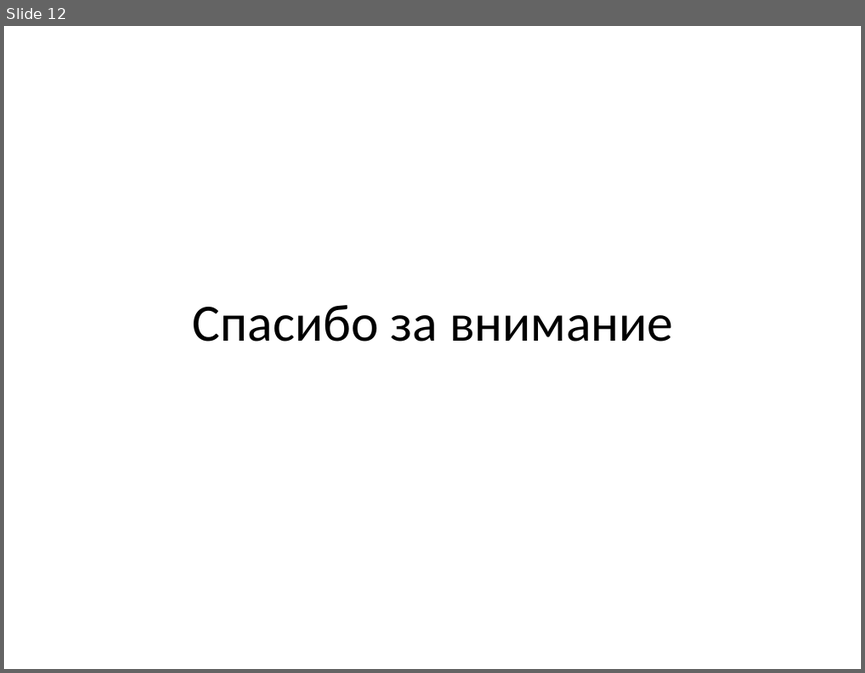
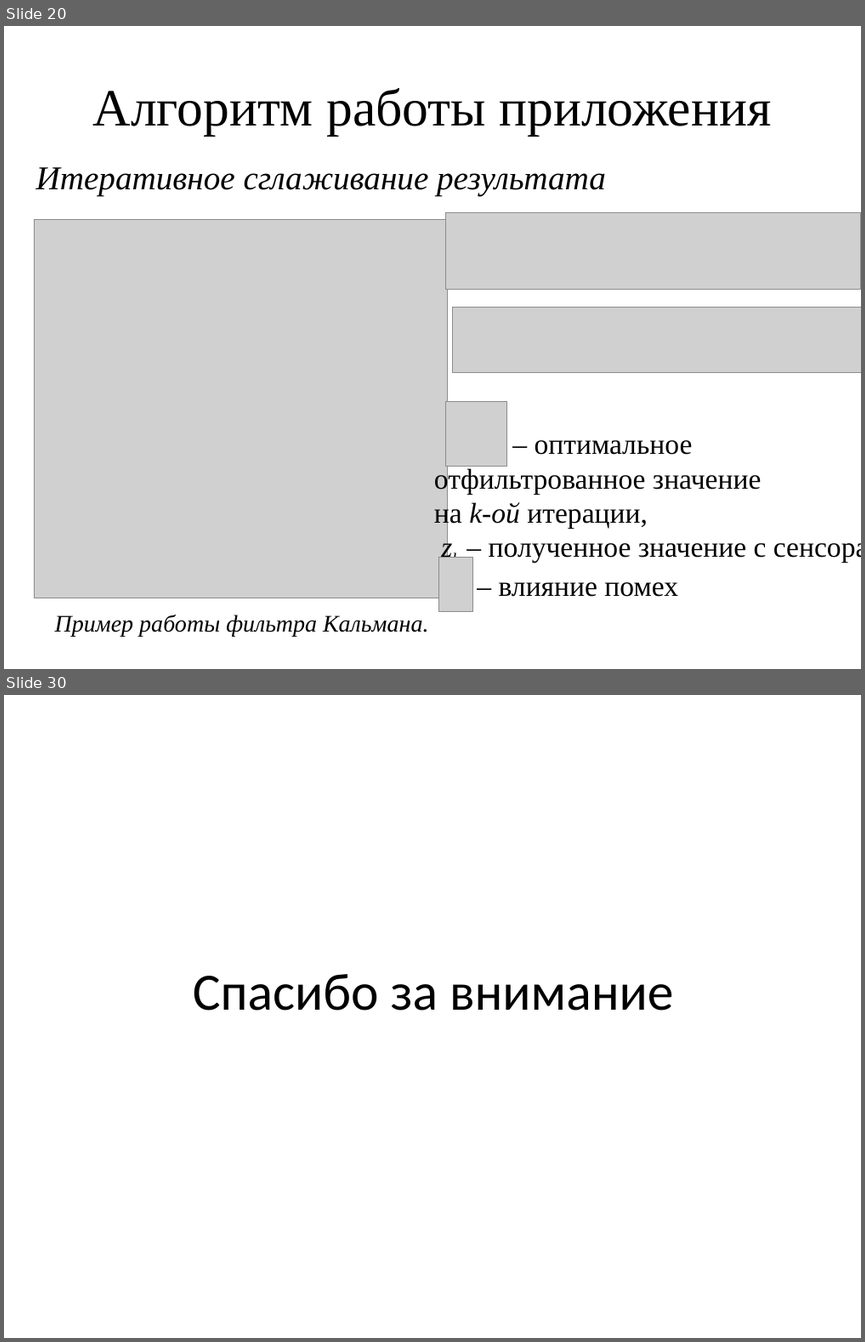
Before and after one commit to takentui/EyeWindowsController, a slide deck: Система альтернативного управления ПК.pptx. Shown one above the other, each under a label of ours: slide 12 before the commit, slides 20 and 30 after it; the slides between them are not shown. The pictures are 865x673 and 865x1342 pixels, drawn with LibreOffice and Linux fonts; fonts in the diff are those of the drawing; grey boxes stand for pictures. Boxes give left, top, right and bottom in pixels: in the first picture for what was removed or moved away, otherwise in the second. Text is boxed around its words. In the diff, an @@ line names an element or a change of style, - is before the commit and + after.

```diff
--- a/Система альтернативного управления ПК.pptx
+++ b/Система альтернативного управления ПК.pptx
@@ slide 20 added at (x1=4, y1=26, x2=861, y2=669), background #FFFFFF @@
@@ title added at (x1=93, y1=88, x2=771, y2=136), 44 pt, text #000000 @@
+Алгоритм работы приложения
@@ text added at (x1=36, y1=167, x2=606, y2=195), 28 pt, text #000000, italic @@
+Итеративное сглаживание результата
@@ picture added at (x1=34, y1=219, x2=447, y2=597) @@
@@ picture added at (x1=446, y1=213, x2=861, y2=290) @@
@@ picture added at (x1=453, y1=307, x2=861, y2=372) @@
@@ picture added at (x1=446, y1=402, x2=507, y2=466) @@
@@ text added at (x1=434, y1=440, x2=861, y2=596), 24 pt, text #000000 @@
+– оптимальное
+отфильтрованное значение
+на k-ой итерации,
+zk – полученное значение с сенсора
+– влияние помех
@@ picture added at (x1=439, y1=556, x2=472, y2=611) @@
@@ text added at (x1=55, y1=614, x2=428, y2=636), 20 pt, text #000000, italic @@
+Пример работы фильтра Кальмана.
@@ what was slide 12 is now slide 30 @@
```
Also in this commit, not shown: 8 slides changed, 20 other slides added, 3 slides removed, 6 other files.
